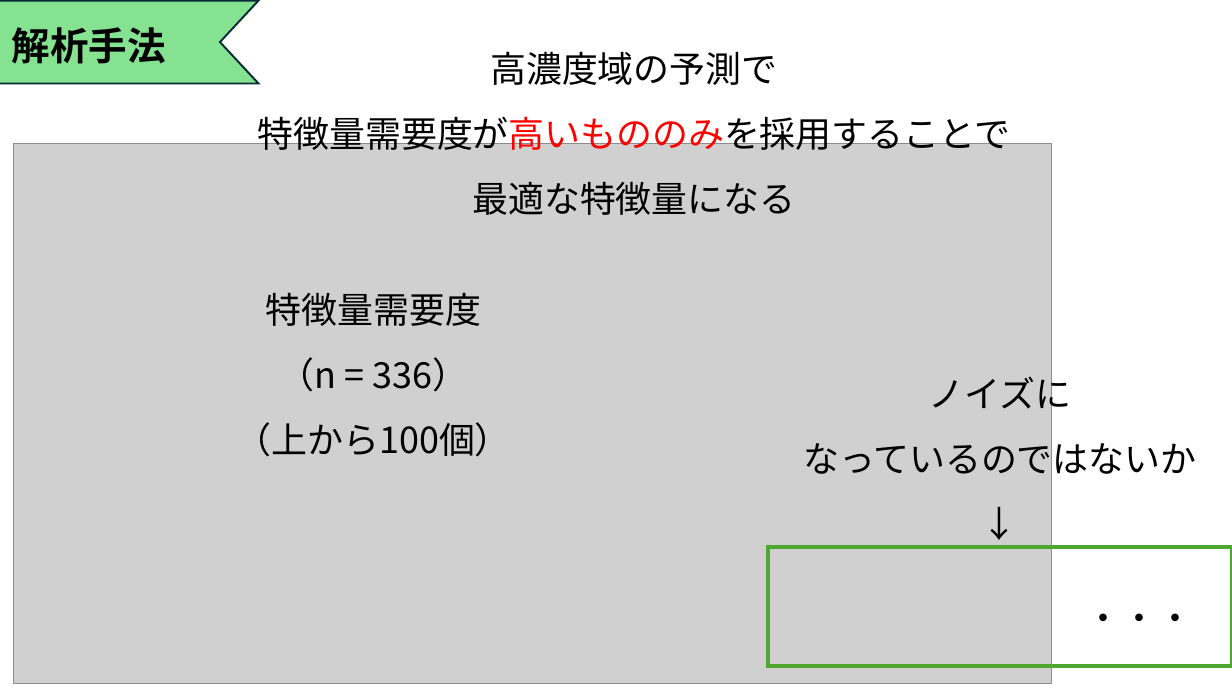
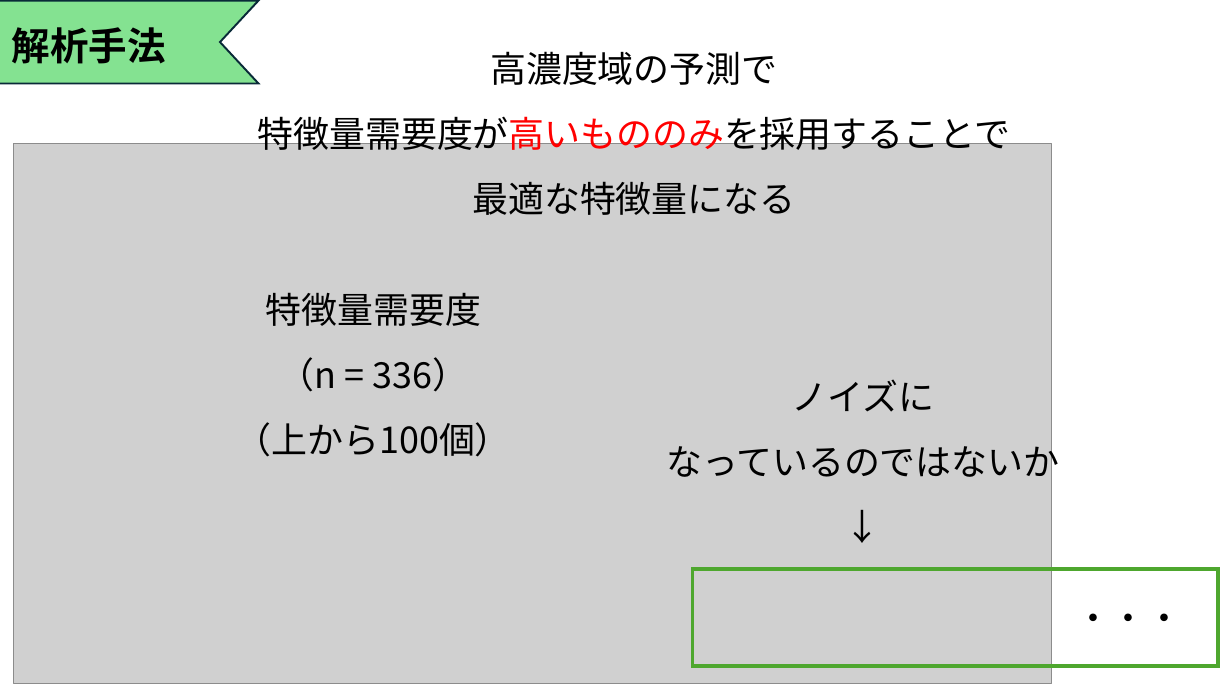
Before and after one commit to Tatsuki0623/lab, a slide deck: slide 6 of out_data/21T7-008.pptx. Drawn at 1232x693 pixels with LibreOffice and Linux fonts; fonts in the diff are those of the drawing; grey boxes stand for pictures. Boxes give left, top, right and bottom in pixels: in the first picture for what was removed or moved away, otherwise in the second. Text is boxed around its words. In the diff, an @@ line names an element or a change of style, - is before the commit and + after.

```diff
--- a/out_data/21T7-008.pptx
+++ b/out_data/21T7-008.pptx
@@ text "ノイズに なっているのではないか" rewrapped from (803,371,1196,482) to (666,379,1059,485) @@
@@ rectangle: place and size @@
-rectangle at (768,547,1232,666)
+rectangle at (692,569,1218,666)
@@ text "・・・": place and size @@
-text "・・・" at (1086,613,1194,621)
+text "・・・" at (1075,613,1183,621)
```
Also in this commit, not shown: 12 other slides changed, 2 other files.
